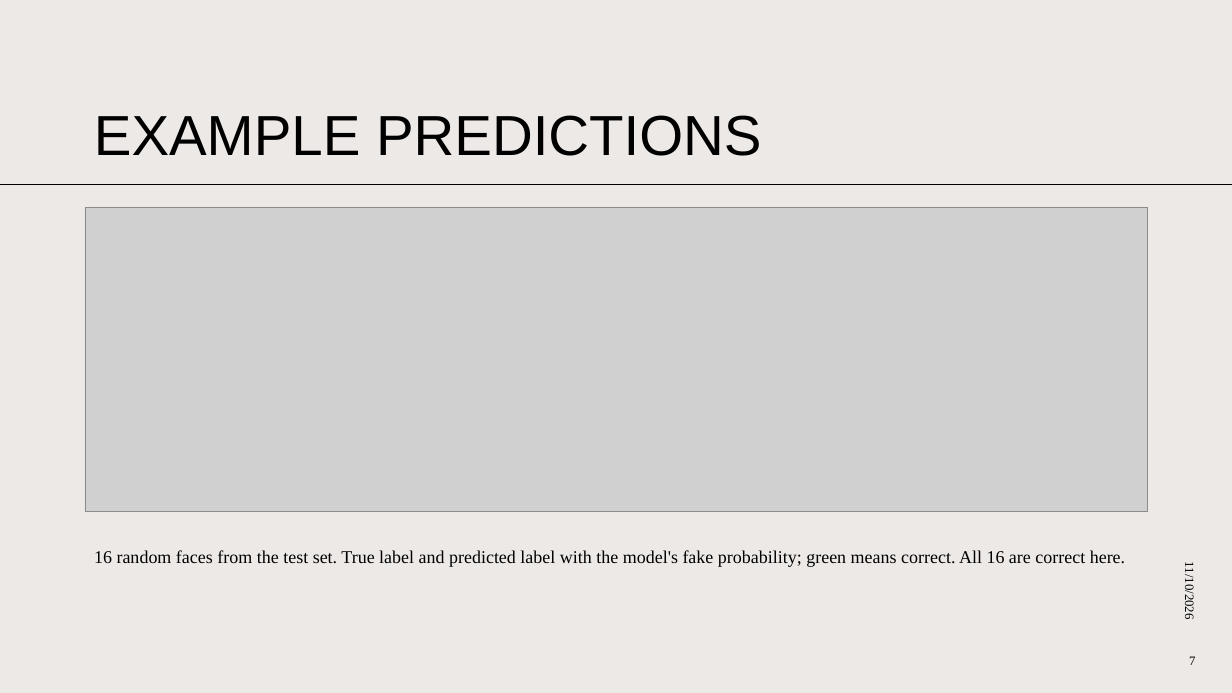
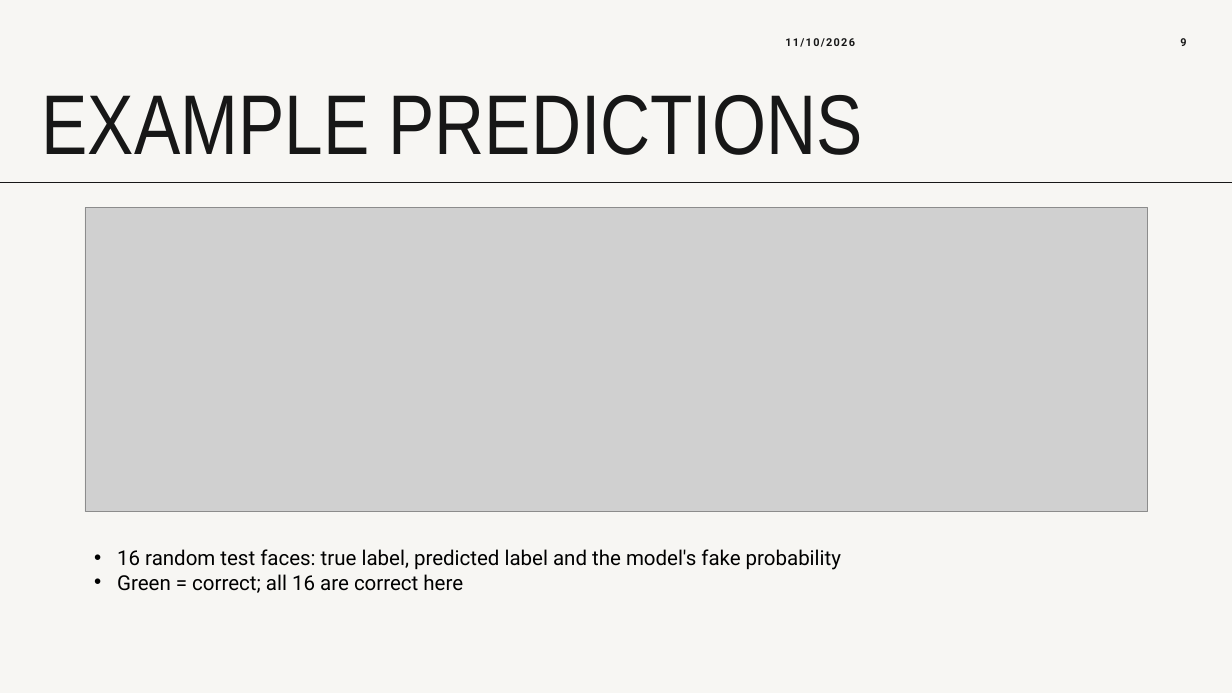
Before and after one commit to elpaelpa/COSC-3326-Assignments, a slide deck: slide 9 of Project/docs/Results.pptx (slide 7 before the commit). Drawn at 1232x693 pixels with LibreOffice and Linux fonts; fonts in the diff are those of the drawing; grey boxes stand for pictures. Boxes give left, top, right and bottom in pixels: in the first picture for what was removed or moved away, otherwise in the second. Text is boxed around its words. In the diff, an @@ line names an element or a change of style, - is before the commit and + after.

```diff
--- a/Project/docs/Results.pptx
+++ b/Project/docs/Results.pptx
@@ background #EDE9E7 to #F7F6F3 @@
@@ text "11/10/2026": place and size @@
-text "11/10/2026" at [1182, 568, 1196, 619]
+text "11/10/2026" at [785, 38, 855, 47]
@@ text "11/10/2026" at [785, 38, 855, 47]: size 10 to 8.5 pt, font Times New Roman to Roboto, text colour #000000 to #171717, letter spacing 0 to 1 pt, bold on; alignment right to left; rotation 90 to 0 degrees @@
@@ page number added at [1180, 38, 1186, 46], 8.5 pt, text #171717, bold @@
+9
@@ title "EXAMPLE PREDICTIONS": place and size @@
-title "EXAMPLE PREDICTIONS" at [94, 115, 761, 156]
+title "EXAMPLE PREDICTIONS" at [42, 95, 863, 155]
@@ title "EXAMPLE PREDICTIONS" at [42, 95, 863, 155]: size 44 to 66 pt, font Arial to Arial Narrow, text colour #000000 to #171717; line spacing 0.9 to 0.7 @@
@@ line moved from (1232, 184) - (0, 184) to (0, 182) - (1232, 182) @@
@@ line (0, 182) - (1232, 182): stroke #000000 0.5 pt to #171717 0.75 pt @@
@@ text at [117, 549, 841, 593]: text changed; size 14 to 16 pt; font Times New Roman to Roboto @@
-16 random faces from the test set. True label and predicted label with the model's fake probability; green means correct. All 16 are correct here.
+• 16 random test faces: true label, predicted label and the model's fake probability
+• Green = correct; all 16 are correct here
@@ page number removed at [1189, 656, 1195, 665] @@
-7
```
Also in this commit, not shown: 8 other slides changed, 3 slides added, 8 other files.
